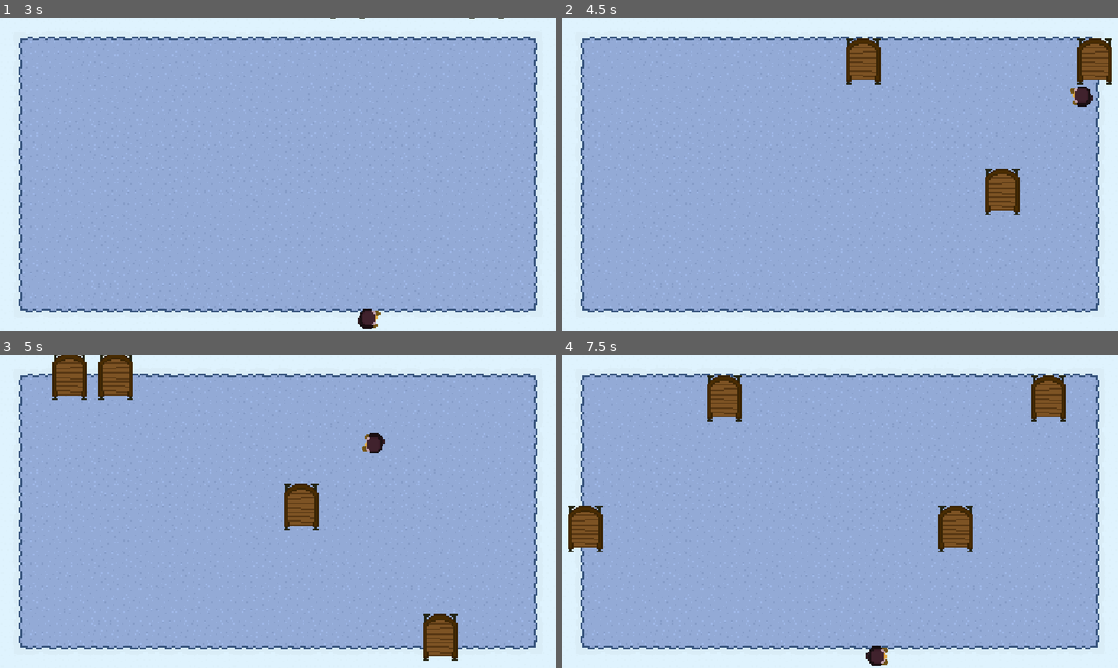
Above: before the commit, frames 1-4 (two rows, left to right).
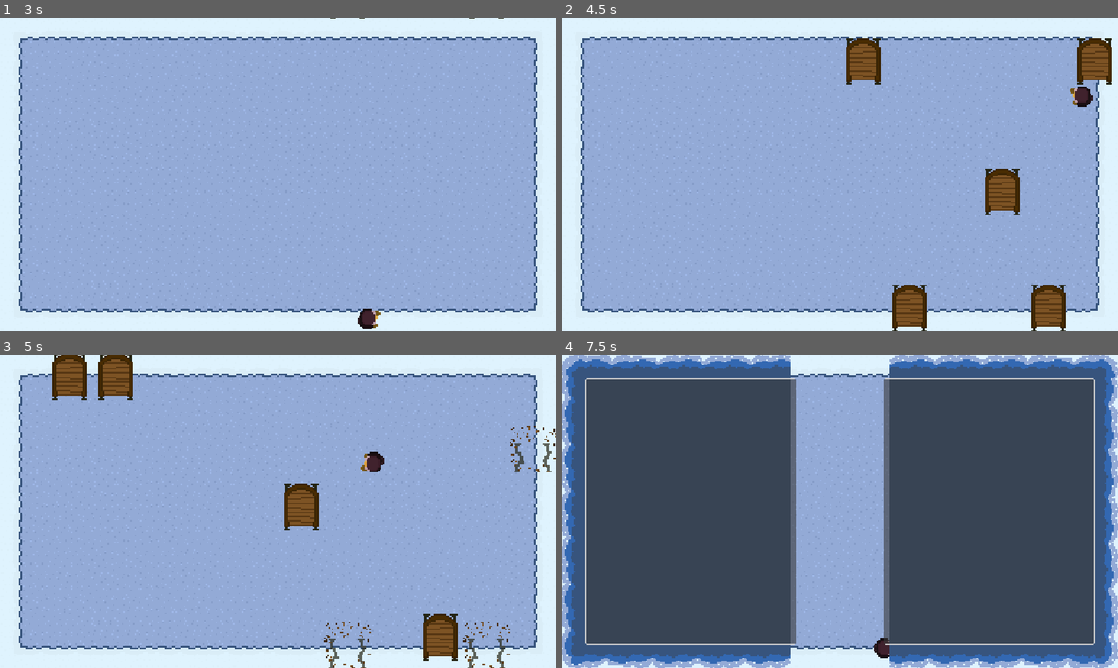
Above: after the commit, the same moments.

Repository: appellatebaton0/siege-9
Game: Godot game, scene res://scenes/main.tscn
Same seed, same stepped clock (60 frames per second), same inputs: the game is played once before the commit and once after it.
Inputs (mouse positions are in pixels of both pictures, inside the frame that each line leads up to):
- Up to frame 1 (3 s): tap Enter at 0.5 s; hold D (Right) 0.53-1.25 s; click (278, 174) at 1.25 s; hold S (Down) 2.03-2.78 s; hold D (Right) from 2.78 s (still down)
- Up to frame 2 (4.5 s): release D (Right) at 3.53 s; hold W (Up) 3.53-4.28 s; hold A (Left) from 4.28 s (still down)
- Up to frame 3 (5 s): keep holding A (Left)
- Up to frame 4 (7.5 s): release A (Left) at 5.78 s; hold S (Down) 5.78-6.53 s; hold D (Right) 6.53-7.25 s; click (840, 511) at 7.27 s

Frame 1 is identical in both runs. In frame 2, 1.6% of the frame differs, in the area x 59-91%, y 49-100%; in frame 3, 1.0%; in frame 4, 82%, in the area x 0-100%, y 0-100%.

Commit message:
v0.13 - Sled Animation
Animated the sled so it crashes upon impact with anything

Diff:
--- a/scenes/main.tscn
+++ b/scenes/main.tscn
@@ -230,6 +230,18 @@
 "update": 1,
 "values": [true, false]
 }
+tracks/2/type = "value"
+tracks/2/imported = false
+tracks/2/enabled = true
+tracks/2/path = NodePath("../SledSpawner:active")
+tracks/2/interp = 1
+tracks/2/loop_wrap = true
+tracks/2/keys = {
+"times": PackedFloat32Array(0.5),
+"transitions": PackedFloat32Array(1),
+"update": 1,
+"values": [true]
+}
 
 [sub_resource type="Animation" id="Animation_tefeu"]
 resource_name = "start"
@@ -305,7 +317,7 @@
 texture_filter = 1
 rotation = 1.5707964
 sprite_frames = SubResource("SpriteFrames_85g3d")
-frame_progress = 0.3508872
+frame_progress = 0.14425048
 
 [node name="END" type="Node" parent="Player"]
 script = ExtResource("5_tbgi4")
--- a/scenes/sleds/sled1.tscn
+++ b/scenes/sleds/sled1.tscn
@@ -1,7 +1,90 @@
-[gd_scene load_steps=5 format=3 uid="uid://bm7u6difpdtrl"]
+[gd_scene load_steps=16 format=3 uid="uid://bm7u6difpdtrl"]
 
 [ext_resource type="Script" uid="uid://qftssbeyk3rq" path="res://scripts/sled.gd" id="1_4b3sv"]
 [ext_resource type="Texture2D" uid="uid://pd6iow4m03rc" path="res://assets/textures/sled.png" id="2_1i3sy"]
+
+[sub_resource type="AtlasTexture" id="AtlasTexture_1i3sy"]
+atlas = ExtResource("2_1i3sy")
+region = Rect2(0, 0, 32, 32)
+
+[sub_resource type="AtlasTexture" id="AtlasTexture_tww6r"]
+atlas = ExtResource("2_1i3sy")
+region = Rect2(32, 0, 32, 32)
+
+[sub_resource type="AtlasTexture" id="AtlasTexture_1pgsc"]
+atlas = ExtResource("2_1i3sy")
+region = Rect2(64, 0, 32, 32)
+
+[sub_resource type="AtlasTexture" id="AtlasTexture_mxoqd"]
+atlas = ExtResource("2_1i3sy")
+region = Rect2(96, 0, 32, 32)
+
+[sub_resource type="AtlasTexture" id="AtlasTexture_v11e4"]
+atlas = ExtResource("2_1i3sy")
+region = Rect2(128, 0, 32, 32)
+
+[sub_resource type="AtlasTexture" id="AtlasTexture_fc0y3"]
+atlas = ExtResource("2_1i3sy")
+region = Rect2(160, 0, 32, 32)
+
+[sub_resource type="AtlasTexture" id="AtlasTexture_mrxk8"]
+atlas = ExtResource("2_1i3sy")
+region = Rect2(192, 0, 32, 32)
+
+[sub_resource type="AtlasTexture" id="AtlasTexture_bt2n7"]
+atlas = ExtResource("2_1i3sy")
+region = Rect2(224, 0, 32, 32)
+
+[sub_resource type="AtlasTexture" id="AtlasTexture_j7npo"]
+atlas = ExtResource("2_1i3sy")
+region = Rect2(256, 0, 32, 32)
+
+[sub_resource type="AtlasTexture" id="AtlasTexture_wudxe"]
+atlas = ExtResource("2_1i3sy")
+region = Rect2(0, 0, 32, 32)
+
+[sub_resource type="SpriteFrames" id="SpriteFrames_4pa46"]
+animations = [{
+"frames": [{
+"duration": 1.0,
+"texture": SubResource("AtlasTexture_1i3sy")
+}, {
+"duration": 1.0,
+"texture": SubResource("AtlasTexture_tww6r")
+}, {
+"duration": 1.0,
+"texture": SubResource("AtlasTexture_1pgsc")
+}, {
+"duration": 1.0,
+"texture": SubResource("AtlasTexture_mxoqd")
+}, {
+"duration": 1.0,
+"texture": SubResource("AtlasTexture_v11e4")
+}, {
+"duration": 1.0,
+"texture": SubResource("AtlasTexture_fc0y3")
+}, {
+"duration": 1.0,
+"texture": SubResource("AtlasTexture_mrxk8")
+}, {
+"duration": 1.0,
+"texture": SubResource("AtlasTexture_bt2n7")
+}, {
+"duration": 1.0,
+"texture": SubResource("AtlasTexture_j7npo")
+}],
+"loop": false,
+"name": &"crash",
+"speed": 12.0
+}, {
+"frames": [{
+"duration": 1.0,
+"texture": SubResource("AtlasTexture_wudxe")
+}],
+"loop": true,
+"name": &"default",
+"speed": 5.0
+}]
 
 [sub_resource type="RectangleShape2D" id="RectangleShape2D_1i3sy"]
 size = Vector2(24, 32)
@@ -15,9 +98,10 @@
 motion_mode = 1
 script = ExtResource("1_4b3sv")
 
-[node name="Sprite2D" type="Sprite2D" parent="."]
+[node name="Sprite2D" type="AnimatedSprite2D" parent="."]
 texture_filter = 1
-texture = ExtResource("2_1i3sy")
+sprite_frames = SubResource("SpriteFrames_4pa46")
+autoplay = "default"
 
 [node name="CollisionShape2D" type="CollisionShape2D" parent="."]
 shape = SubResource("RectangleShape2D_1i3sy")
@@ -29,4 +113,5 @@
 [node name="CollisionShape2D" type="CollisionShape2D" parent="Area2D"]
 shape = SubResource("RectangleShape2D_4b3sv")
 
+[connection signal="animation_finished" from="Sprite2D" to="." method="_on_anim_finish"]
 [connection signal="body_entered" from="Area2D" to="." method="_on_body_entered"]
--- a/scripts/sled.gd
+++ b/scripts/sled.gd
@@ -14,10 +14,16 @@
 	# KYS.
 	if body == player:
 		player.damage()
-		player.knockback = global_position.direction_to(player.global_position) * 35
+		player.knockback = global_position.direction_to(player.global_position) * 50
 
-	speed = 0
+		speed /= 2
+	else: speed = 0
 
-	queue_free()
+	$Sprite2D.play("crash")
+	$Area2D.process_mode = Node.PROCESS_MODE_DISABLED
 	# Should happen aft. the animation finishes later
 	#, though collision should turn off for that.
+
+
+func _on_anim_finish() -> void:
+	queue_free()
Binary file changed: assets/textures/sled.png
